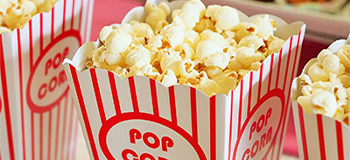
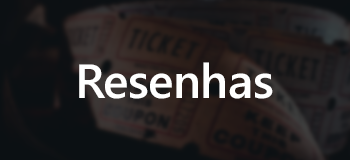
The second 350 x 160 image is a revision of the first. Changes to its layers:
added layer "Resenhas" above "Camada 1" over [79, 62, 273, 99]
added layer "Camada 1" (65%) above "video-production-4223911_1920" over [0, 0, 350, 160]
showed "admission-2974645_1920", painted on it over [0, 0, 350, 160]
hid "pipoca", painted on it over [0, 0, 350, 160]
